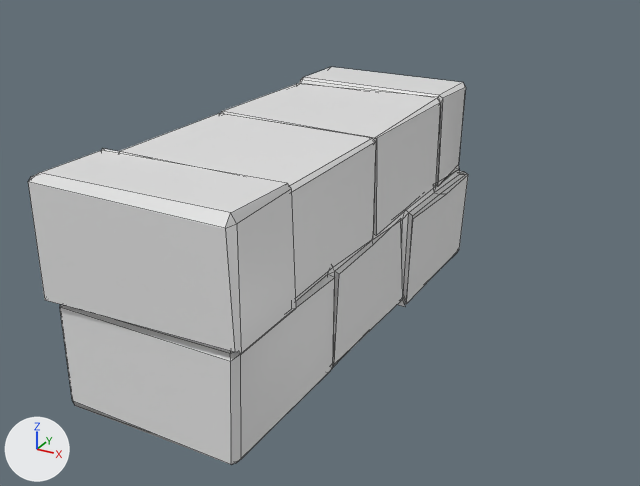
The Blender file _Art/Environment/babywall.blend, before and after one commit.
Both versions are drawn from a camera (50 mm lens) standing at (1.75, -2.95, 1.91) and looking at (0.17, -0.08, 0.48). The lights are fixed; the arrows at lower left show +X, +Y and +Z. Mesh edges are drawn as thin lines.

Script lines for the objects in view, before the commit:
```python
me_cube = bpy.data.meshes.new('Cube')
me_cube.from_pydata(...)  # 210 vertices, 212 faces; spans x -0.41..0.41, y -1.03..1.04, z 0.03..0.97
me_cube.polygons.foreach_set('use_smooth', [True] * 212)
me_cube.materials.append(mat_material)  # white #e7e7e7
ob_cube = bpy.data.objects.new('Cube', me_cube)
ob_cube.location = (0.0, 0.0, 0.0)
```
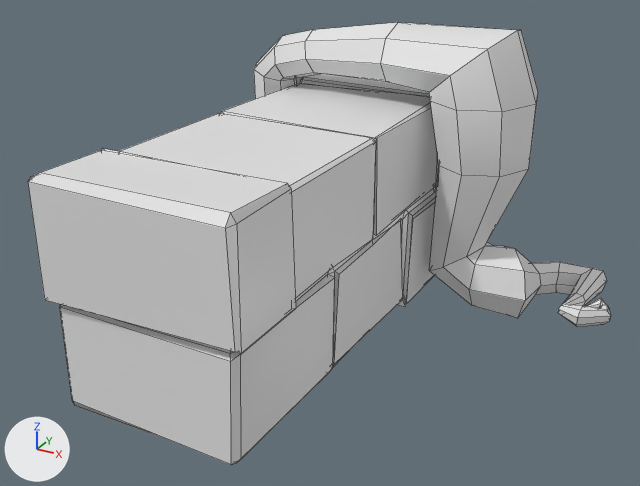
The newer file is also turned or shifted as a whole; pictures and numbers use the older file's frame.

What differs and where, as boxes (x1, y1, x2, y2) in the pictures (640 x 486 px):
'Cylinder', added: after (254, 22, 611, 327)

Diff of the bpy script that builds the scene:
```diff
--- a/_Art/Environment/babywall.blend.py
+++ b/_Art/Environment/babywall.blend.py
@@ me_cylinder_000 @@
+me_cylinder_000.from_pydata(...)  # 167 vertices, 171 faces; spans x -9.52..3.76, y -2.14..3.98, z 0.28..10.31
+me_cylinder_000.polygons.foreach_set('use_smooth', [True] * 171)
@@ ob_cylinder @@
+ob_cylinder = bpy.data.objects.new('Cylinder', me_cylinder_000)
+ob_cylinder.location = (0.688, 0.611, -0.11)
+ob_cylinder.scale = (0.134, 0.134, 0.134)
```
